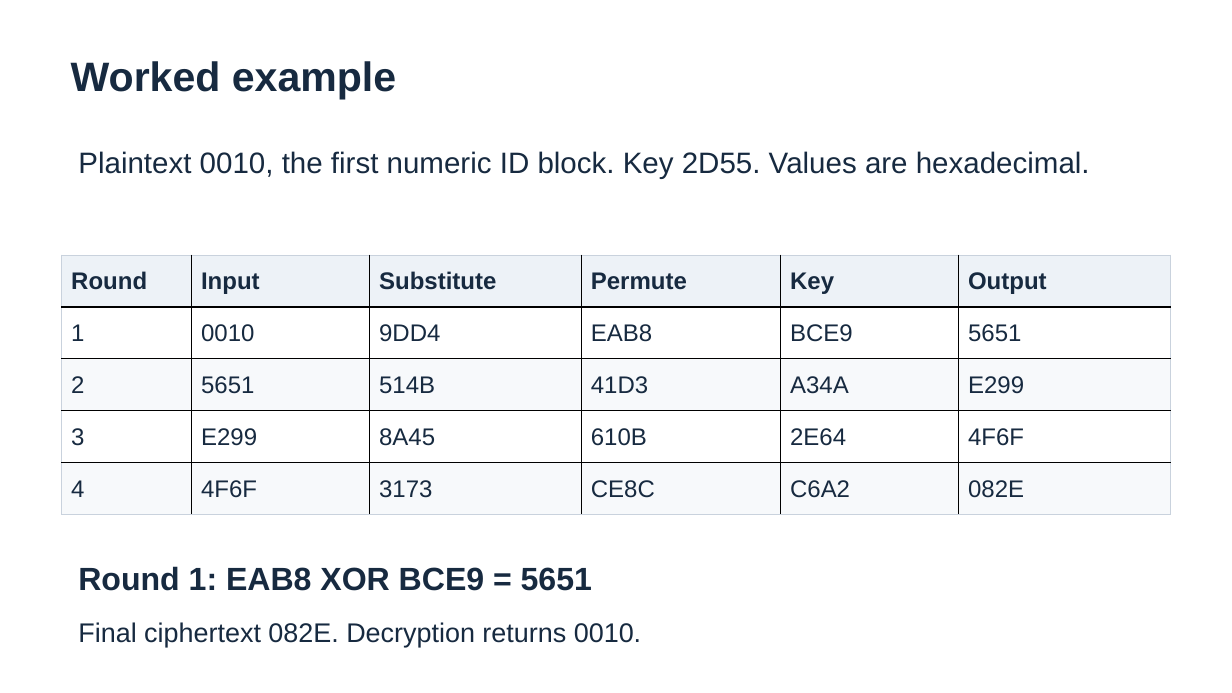
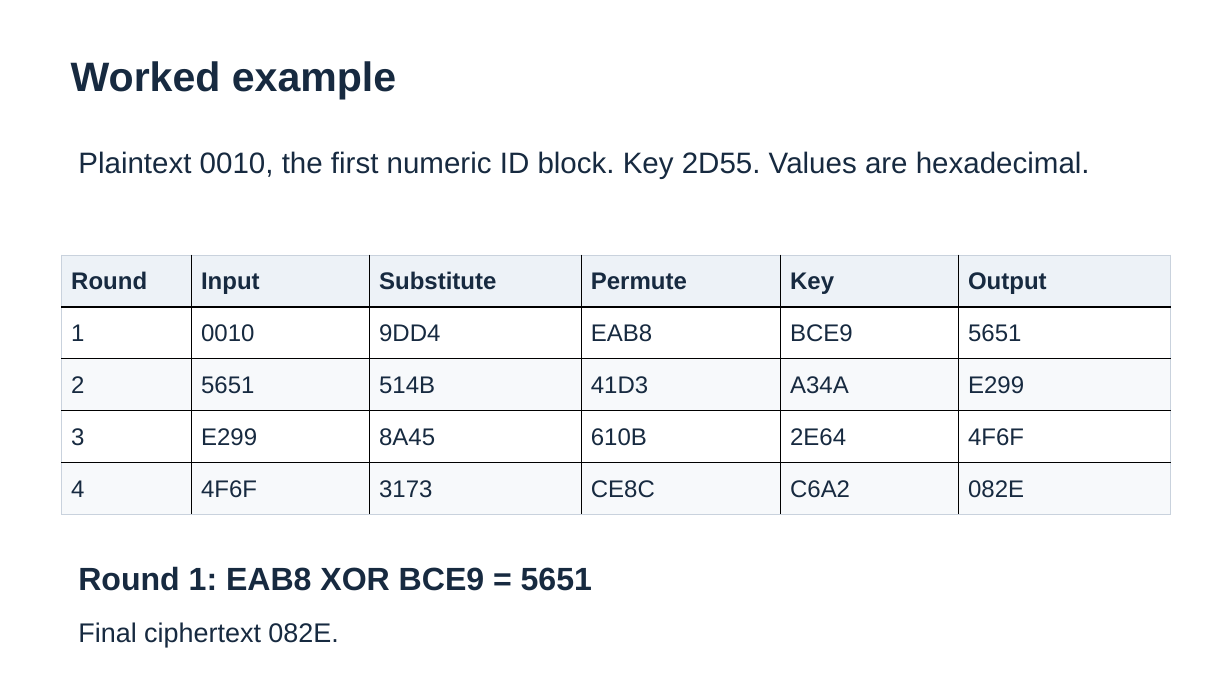
Before and after one commit to Midnight-Kyo/cse310-symmetric-cipher-project, a slide deck: slide 5 of presentation/Symmetric_Algorithm_Presentation.pptx. Drawn at 1232x693 pixels with LibreOffice and Linux fonts; fonts in the diff are those of the drawing. Boxes give left, top, right and bottom in pixels: in the first picture for what was removed or moved away, otherwise in the second. Text is boxed around its words. In the diff, an @@ line names an element or a change of style, - is before the commit and + after.

Commit message:
Remove optional decryption and align project materials

```diff
--- a/presentation/Symmetric_Algorithm_Presentation.pptx
+++ b/presentation/Symmetric_Algorithm_Presentation.pptx
@@ text at <box>78,622,338,647</box>: text changed @@
-Final ciphertext 082E. Decryption returns 0010.
+Final ciphertext 082E.
```
Also in this commit, not shown: 2 other slides changed, 14 other files.
